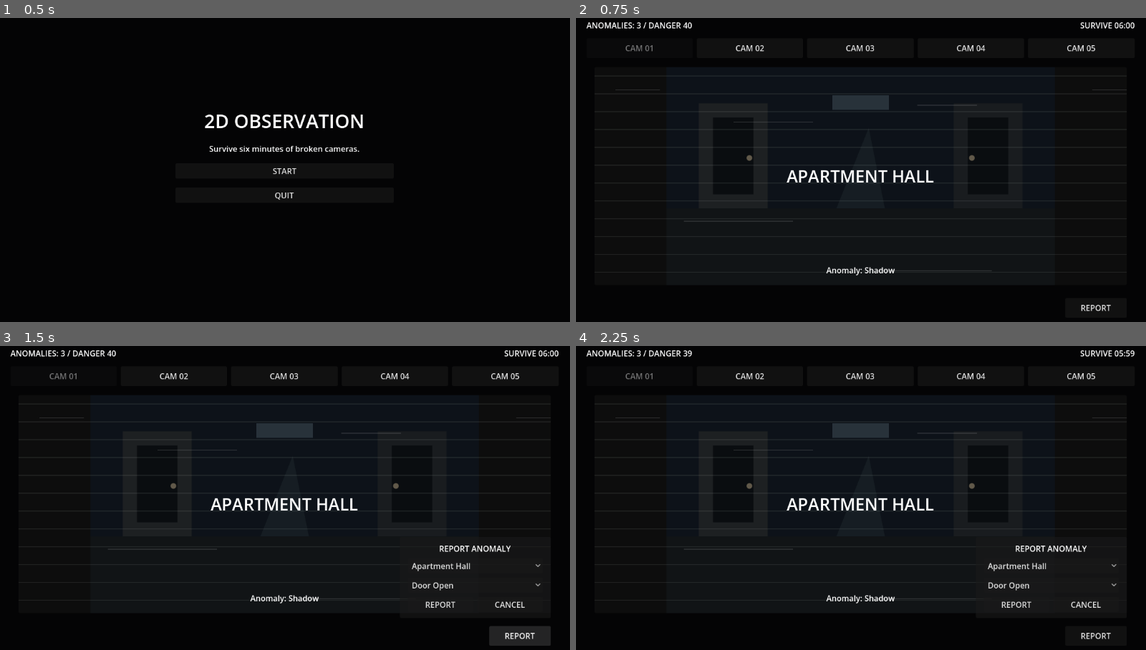
Above: before the commit, frames 1-4 (two rows, left to right).
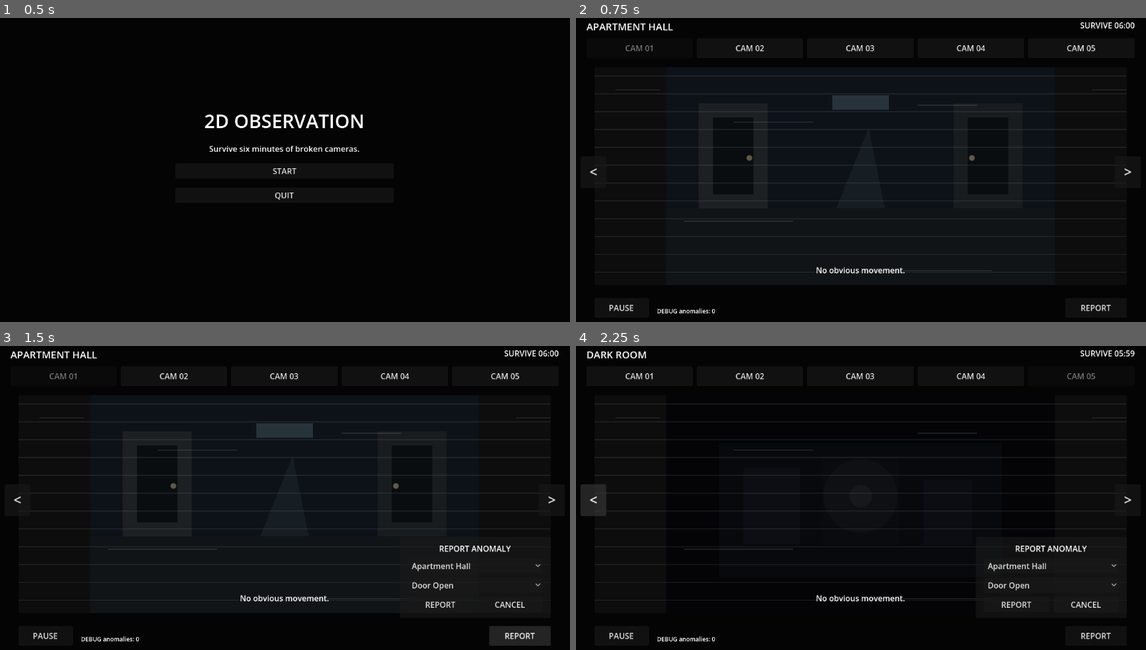
Above: after the commit, the same moments.

Repository: lvncers-siw-practices/2d-observation
Game: Godot game, scene res://scenes/main.tscn
Two runs of this game, one before a commit and one after it. Both use one fixed random seed, a clock stepped at 60 frames per second and the inputs below.
Inputs (mouse positions are in pixels of both pictures, inside the frame that each line leads up to):
- Up to frame 1 (0.5 s): no input
- Up to frame 2 (0.75 s): click "START" at 0.5 s
- Up to frame 3 (1.5 s): click "REPORT" at 1.25 s
- Up to frame 4 (2.25 s): click (593, 501) at 2 s, where only the run after the commit has a clickable "<"

Frame 1 is identical in both runs. In frame 2, 1.2% of the frame differs, in the area x 1-98%, y 1-98%; in frame 3, 1.2%; in frame 4, 4.6%, in the area x 0-98%, y 1-98%.

Commit message:
Implement game mechanics for anomaly detection, including spawning logic and HUD updates. Enhance game screen with pause functionality and improved UI elements for reporting and warnings. Update game state management to handle anomalies and pause state effectively.

Diff:
--- a/scenes/screens/game_screen.tscn
+++ b/scenes/screens/game_screen.tscn
@@ -16,11 +16,11 @@
 layout_mode = 1
 anchors_preset = 10
 anchor_right = 1.0
-offset_top = 12.0
-offset_bottom = 42.0
-grow_horizontal = 2
-theme_override_font_sizes/font_size = 20
-text = "WARNING: Too many anomalies are active."
+offset_top = 10.0
+offset_bottom = 34.0
+grow_horizontal = 2
+theme_override_font_sizes/font_size = 16
+text = "WARNING: Anomaly activity detected."
 horizontal_alignment = 1
 
 [node name="TimeLabel" type="Label" parent="."]
@@ -38,12 +38,26 @@
 
 [node name="DangerLabel" type="Label" parent="."]
 layout_mode = 1
+anchors_preset = 2
+anchor_top = 1.0
+anchor_bottom = 1.0
+offset_left = 166.0
+offset_top = -52.0
+offset_right = 390.0
+offset_bottom = -28.0
+grow_vertical = 0
+theme_override_font_sizes/font_size = 12
+text = "DEBUG anomalies: 0"
+
+[node name="CameraLabel" type="Label" parent="."]
+layout_mode = 1
 anchors_preset = 0
 offset_left = 24.0
 offset_top = 16.0
-offset_right = 280.0
-offset_bottom = 40.0
-text = "ANOMALIES: 0"
+offset_right = 320.0
+offset_bottom = 44.0
+theme_override_font_sizes/font_size = 20
+text = "APARTMENT HALL"
 
 [node name="CameraButtons" type="HBoxContainer" parent="."]
 layout_mode = 1
@@ -130,18 +144,6 @@
 grow_horizontal = 2
 grow_vertical = 2
 
-[node name="CameraLabel" type="Label" parent="CameraPanel/Overlay"]
-layout_mode = 1
-anchors_preset = 15
-anchor_right = 1.0
-anchor_bottom = 1.0
-grow_horizontal = 2
-grow_vertical = 2
-theme_override_font_sizes/font_size = 34
-text = "APARTMENT HALL"
-horizontal_alignment = 1
-vertical_alignment = 1
-
 [node name="FeedHintLabel" type="Label" parent="CameraPanel/Overlay"]
 layout_mode = 1
 anchors_preset = 12
@@ -156,6 +158,35 @@
 grow_vertical = 0
 text = "No obvious movement."
 horizontal_alignment = 1
+
+[node name="LeftArrowButton" type="Button" parent="."]
+layout_mode = 1
+anchors_preset = 4
+anchor_top = 0.5
+anchor_bottom = 0.5
+offset_left = 12.0
+offset_top = -32.0
+offset_right = 64.0
+offset_bottom = 32.0
+grow_vertical = 2
+theme_override_font_sizes/font_size = 28
+text = "<"
+
+[node name="RightArrowButton" type="Button" parent="."]
+layout_mode = 1
+anchors_preset = 6
+anchor_left = 1.0
+anchor_top = 0.5
+anchor_right = 1.0
+anchor_bottom = 0.5
+offset_left = -64.0
+offset_top = -32.0
+offset_right = -12.0
+offset_bottom = 32.0
+grow_horizontal = 0
+grow_vertical = 2
+theme_override_font_sizes/font_size = 28
+text = ">"
 
 [node name="ReportButton" type="Button" parent="."]
 layout_mode = 1
@@ -172,6 +203,18 @@
 grow_vertical = 0
 text = "REPORT"
 
+[node name="PauseButton" type="Button" parent="."]
+layout_mode = 1
+anchors_preset = 2
+anchor_top = 1.0
+anchor_bottom = 1.0
+offset_left = 40.0
+offset_top = -70.0
+offset_right = 150.0
+offset_bottom = -30.0
+grow_vertical = 0
+text = "PAUSE"
+
 [node name="ReportPanel" type="Panel" parent="."]
 visible = false
 layout_mode = 1
@@ -225,7 +268,7 @@
 size_flags_horizontal = 3
 text = "CANCEL"
 
-[node name="MessageLabel" type="Label" parent="."]
+[node name="PausePanel" type="Panel" parent="."]
 visible = false
 layout_mode = 1
 anchors_preset = 8
@@ -233,12 +276,54 @@
 anchor_top = 0.5
 anchor_right = 0.5
 anchor_bottom = 0.5
+offset_left = -160.0
+offset_top = -86.0
+offset_right = 160.0
+offset_bottom = 86.0
+grow_horizontal = 2
+grow_vertical = 2
+
+[node name="CenterBox" type="VBoxContainer" parent="PausePanel"]
+layout_mode = 1
+anchors_preset = 15
+anchor_right = 1.0
+anchor_bottom = 1.0
+offset_left = 16.0
+offset_top = 16.0
+offset_right = -16.0
+offset_bottom = -16.0
+grow_horizontal = 2
+grow_vertical = 2
+theme_override_constants/separation = 16
+
+[node name="PauseLabel" type="Label" parent="PausePanel/CenterBox"]
+layout_mode = 2
+theme_override_font_sizes/font_size = 30
+text = "PAUSE"
+horizontal_alignment = 1
+
+[node name="HintLabel" type="Label" parent="PausePanel/CenterBox"]
+layout_mode = 2
+text = "Time is stopped."
+horizontal_alignment = 1
+
+[node name="ResumeButton" type="Button" parent="PausePanel/CenterBox"]
+layout_mode = 2
+text = "RESUME"
+
+[node name="MessageLabel" type="Label" parent="."]
+visible = false
+layout_mode = 1
+anchors_preset = 10
+anchor_left = 0.5
+anchor_right = 0.5
+anchor_bottom = 0.0
 offset_left = -260.0
-offset_top = -35.0
+offset_top = 38.0
 offset_right = 260.0
-offset_bottom = 35.0
-grow_horizontal = 2
-grow_vertical = 2
+offset_bottom = 72.0
+grow_horizontal = 2
+grow_vertical = 0
 theme_override_font_sizes/font_size = 28
 text = "MESSAGE"
 horizontal_alignment = 1
--- a/scripts/game_state.gd
+++ b/scripts/game_state.gd
@@ -1,11 +1,13 @@
 extends RefCounted
 
 signal warning_triggered
+signal anomaly_spawned(room_index: int, anomaly_index: int)
 signal game_cleared
 signal game_over
 
 const SURVIVE_DURATION := 360.0
 const WARNING_DELAY := 20.0
+const ANOMALY_SPAWN_INTERVAL := 20.0
 const GAME_OVER_ACTIVE_COUNT := 3
 const GAME_OVER_DANGER_DURATION := 40.0
 
@@ -32,6 +34,7 @@
 
 var elapsed_time := 0.0
 var danger_elapsed := 0.0
+var spawn_elapsed := 0.0
 var active := false
 var warning_emitted := false
 var anomalies: Array[Dictionary] = []
@@ -40,13 +43,10 @@
 func start() -> void:
 	elapsed_time = 0.0
 	danger_elapsed = 0.0
+	spawn_elapsed = 0.0
 	active = true
 	warning_emitted = false
-	anomalies = [
-		{"room_index": 0, "anomaly_index": 1, "fixed": false},
-		{"room_index": 2, "anomaly_index": 0, "fixed": false},
-		{"room_index": 4, "anomaly_index": 3, "fixed": false},
-	]
+	anomalies = []
 
 
 func tick(delta: float) -> void:
@@ -54,6 +54,7 @@
 		return
 
 	elapsed_time += delta
+	spawn_elapsed += delta
 
 	if not warning_emitted and elapsed_time >= WARNING_DELAY:
 		warning_emitted = true
@@ -63,6 +64,10 @@
 		active = false
 		game_cleared.emit()
 		return
+
+	while spawn_elapsed >= ANOMALY_SPAWN_INTERVAL:
+		spawn_elapsed -= ANOMALY_SPAWN_INTERVAL
+		_spawn_anomaly()
 
 	if get_active_anomaly_count() >= GAME_OVER_ACTIVE_COUNT:
 		danger_elapsed += delta
@@ -118,3 +123,40 @@
 			count += 1
 
 	return count
+
+
+func _spawn_anomaly() -> void:
+	var available_rooms := _get_rooms_without_active_anomaly()
+
+	if available_rooms.is_empty():
+		return
+
+	var room_index: int = int(available_rooms.pick_random())
+	var anomaly_index := randi() % ANOMALY_NAMES.size()
+	anomalies.append({
+		"room_index": room_index,
+		"anomaly_index": anomaly_index,
+		"fixed": false,
+	})
+	anomaly_spawned.emit(room_index, anomaly_index)
+
+
+func _get_rooms_without_active_anomaly() -> Array[int]:
+	var rooms: Array[int] = []
+
+	for room_index in range(ROOM_NAMES.size()):
+		if not _room_has_active_anomaly(room_index):
+			rooms.append(room_index)
+
+	return rooms
+
+
+func _room_has_active_anomaly(room_index: int) -> bool:
+	for anomaly in anomalies:
+		if anomaly["fixed"]:
+			continue
+
+		if anomaly["room_index"] == room_index:
+			return true
+
+	return false
--- a/scripts/main.gd
+++ b/scripts/main.gd
@@ -7,11 +7,13 @@
 @onready var result_screen: Control = $ResultScreen
 
 var game_state: GameState
+var paused := false
 
 
 func _ready() -> void:
 	game_state = GameState.new()
 	game_state.warning_triggered.connect(_on_warning_triggered)
+	game_state.anomaly_spawned.connect(_on_anomaly_spawned)
 	game_state.game_cleared.connect(_show_game_clear)
 	game_state.game_over.connect(_show_game_over)
 
@@ -19,6 +21,7 @@
 	title_screen.quit_requested.connect(_quit_game)
 	game_screen.camera_changed.connect(_refresh_room_view)
 	game_screen.report_submitted.connect(_submit_report)
+	game_screen.pause_requested.connect(_toggle_pause)
 	result_screen.retry_requested.connect(_start_game)
 	result_screen.title_requested.connect(_show_title)
 
@@ -26,7 +29,7 @@
 
 
 func _process(delta: float) -> void:
-	if game_state == null or not game_state.active:
+	if game_state == null or not game_state.active or paused:
 		return
 
 	game_state.tick(delta)
@@ -39,16 +42,13 @@
 
 
 func _start_game() -> void:
+	paused = false
 	game_state.start()
 	game_screen.configure(game_state.get_room_names(), game_state.get_anomaly_names())
 	game_screen.reset()
+	game_screen.set_paused(false)
 	_refresh_room_view(0)
-	game_screen.update_timer(game_state.elapsed_time, GameState.SURVIVE_DURATION)
-	game_screen.update_danger(
-		game_state.get_active_anomaly_count(),
-		game_state.danger_elapsed,
-		GameState.GAME_OVER_DANGER_DURATION
-	)
+	_update_hud()
 	_show_screen(game_screen)
 
 
@@ -59,11 +59,7 @@
 	else:
 		game_screen.show_wrong_message()
 
-	game_screen.update_danger(
-		game_state.get_active_anomaly_count(),
-		game_state.danger_elapsed,
-		GameState.GAME_OVER_DANGER_DURATION
-	)
+	_update_hud()
 
 
 func _refresh_room_view(room_index: int) -> void:
@@ -80,14 +76,33 @@
 	game_screen.show_warning()
 
 
+func _on_anomaly_spawned(room_index: int, _anomaly_index: int) -> void:
+	game_screen.show_anomaly_spawned_message()
+	_update_hud()
+
+	if room_index == game_screen.get_current_room_index():
+		_refresh_room_view(room_index)
+
+
+func _toggle_pause() -> void:
+	if game_state == null or not game_state.active or not game_screen.visible:
+		return
+
+	paused = not paused
+	game_screen.set_paused(paused)
+
+
 func _show_title() -> void:
 	if game_state != null:
 		game_state.active = false
 
+	paused = false
 	_show_screen(title_screen)
 
 
 func _show_game_over() -> void:
+	paused = false
+	game_screen.set_paused(false)
 	result_screen.set_result(
 		"GAMEOVER",
 		"Three anomalies stayed active for too long.",
@@ -97,6 +112,8 @@
 
 
 func _show_game_clear() -> void:
+	paused = false
+	game_screen.set_paused(false)
 	result_screen.set_result(
 		"GAMECLEAR",
 		"You survived the full six minutes.",
@@ -111,5 +128,14 @@
 	result_screen.visible = screen == result_screen
 
 
+func _update_hud() -> void:
+	game_screen.update_timer(game_state.elapsed_time, GameState.SURVIVE_DURATION)
+	game_screen.update_danger(
+		game_state.get_active_anomaly_count(),
+		game_state.danger_elapsed,
+		GameState.GAME_OVER_DANGER_DURATION
+	)
+
+
 func _quit_game() -> void:
 	get_tree().quit()
--- a/scripts/screens/game_screen.gd
+++ b/scripts/screens/game_screen.gd
@@ -2,17 +2,19 @@
 
 signal camera_changed(room_index: int)
 signal report_submitted(room_index: int, anomaly_index: int)
+signal pause_requested
 
 const NOISE_ASSET_PATH := "res://assets/ui/noise_overlay.svg"
 
 @onready var warning_label: Label = $WarningLabel
 @onready var time_label: Label = $TimeLabel
 @onready var danger_label: Label = $DangerLabel
-@onready var camera_label: Label = $CameraPanel/Overlay/CameraLabel
+@onready var camera_label: Label = $CameraLabel
 @onready var feed_hint_label: Label = $CameraPanel/Overlay/FeedHintLabel
 @onready var room_texture: TextureRect = $CameraPanel/RoomTexture
 @onready var noise_texture: TextureRect = $CameraPanel/NoiseOverlay
 @onready var report_panel: Panel = $ReportPanel
+@onready var pause_panel: Panel = $PausePanel
 @onready var room_option: OptionButton = $ReportPanel/ReportBox/RoomOption
 @onready var anomaly_option: OptionButton = $ReportPanel/ReportBox/AnomalyOption
 @onready var message_label: Label = $MessageLabel
@@ -28,10 +30,15 @@
 var room_names: Array = []
 var anomaly_names: Array = []
 var current_room_index := 0
+var paused := false
 
 
 func _ready() -> void:
 	$ReportButton.pressed.connect(_open_report_panel)
+	$PauseButton.pressed.connect(pause_requested.emit)
+	$LeftArrowButton.pressed.connect(_select_relative_room.bind(-1))
+	$RightArrowButton.pressed.connect(_select_relative_room.bind(1))
+	$PausePanel/CenterBox/ResumeButton.pressed.connect(pause_requested.emit)
 	$ReportPanel/ReportBox/ReportActions/SubmitReportButton.pressed.connect(_submit_report)
 	$ReportPanel/ReportBox/ReportActions/CancelReportButton.pressed.connect(_close_report_panel)
 	message_timer.timeout.connect(_hide_message)
@@ -45,6 +52,13 @@
 	if not visible:
 		return
 
+	if event.is_action_pressed("ui_cancel"):
+		pause_requested.emit()
+		return
+
+	if paused:
+		return
+
 	if report_panel.visible:
 		return
 
@@ -73,7 +87,9 @@
 	current_room_index = 0
 	warning_label.visible = false
 	report_panel.visible = false
+	pause_panel.visible = false
 	message_label.visible = false
+	paused = false
 	danger_label.text = ""
 	_update_button_focus()
 
@@ -93,18 +109,24 @@
 
 func update_danger(active_count: int, danger_elapsed: float, danger_limit: float) -> void:
 	if active_count <= 0:
-		danger_label.text = "ANOMALIES: 0"
+		danger_label.text = "DEBUG anomalies: 0"
 		return
 
 	if active_count >= 3:
 		var remaining: int = maxi(0, int(ceil(danger_limit - danger_elapsed)))
-		danger_label.text = "ANOMALIES: %d / DANGER %02d" % [active_count, remaining]
+		danger_label.text = "DEBUG anomalies: %d / danger %02d" % [active_count, remaining]
 	else:
-		danger_label.text = "ANOMALIES: %d" % active_count
+		danger_label.text = "DEBUG anomalies: %d" % active_count
 
 
 func show_warning() -> void:
+	warning_label.text = "WARNING: Anomaly activity detected."
 	warning_label.visible = true
+	_show_message("WARNING: Anomaly detected.", 2.0)
+
+
+func show_anomaly_spawned_message() -> void:
+	_show_message("ANOMALY DETECTED", 2.0)
 
 
 func show_fix_message() -> void:
@@ -119,7 +141,16 @@
 	return current_room_index
 
 
+func set_paused(is_paused: bool) -> void:
+	paused = is_paused
+	pause_panel.visible = paused
+	report_panel.visible = false
+
+
 func _select_relative_room(offset: int) -> void:
+	if paused:
+		return
+
 	var next_index := (current_room_index + offset + room_names.size()) % room_names.size()
 	_select_room(next_index)
 
@@ -130,6 +161,9 @@
 
 
 func _open_report_panel() -> void:
+	if paused:
+		return
+
 	report_panel.visible = true
 	room_option.select(current_room_index)
 	anomaly_option.select(0)
@@ -161,11 +195,10 @@
 
 
 func _load_texture(path: String) -> Texture2D:
-	var image := Image.new()
-	var error := image.load(path)
-
-	if error != OK:
-		push_warning("Could not load image: %s" % path)
+	var texture := load(path) as Texture2D
+
+	if texture == null:
+		push_warning("Could not load texture: %s" % path)
 		return null
 
-	return ImageTexture.create_from_image(image)
+	return texture
Not shown, changed: documents/画面構成.md
